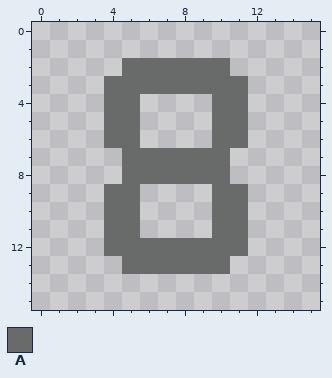
File history of a pixel-art file, Assets/EightMines.aseprite. Above, as it was before the edit.
16x16 pixels, 1 frame.
Palette (. is transparent): A #696a6a
The same view after the edit:
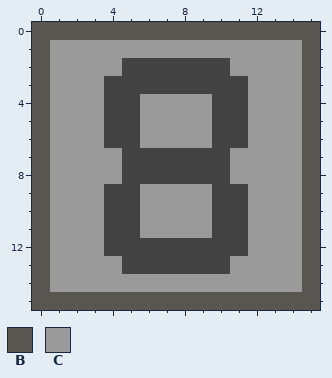
Colours new in this view: B #595652  C #9a9a9a
Log entry: Art improvement and lots of mine logic
Edits made:
layer "Layer 2" added
Colour A changes from #696a6a to #424242.
Layer "Layer 2":
Colour B now appears in row 0 at x 0 to 15; in rows 1 to 14 at x 0 and 15; in row 15 at x 0 to 15.
Colour C now appears in row 1 at x 1 to 14; in row 2 at x 1 to 4 and 11 to 14; in row 3 at x 1 to 3 and 12 to 14; in rows 4 to 6 at x 1 to 3, 6 to 9 and 12 to 14; in rows 7 to 8 at x 1 to 4 and 11 to 14; in rows 9 to 11 at x 1 to 3, 6 to 9 and 12 to 14.
Colour C now appears in row 12 at x 1 to 3 and 12 to 14; in row 13 at x 1 to 4 and 11 to 14; in row 14 at x 1 to 14.
Changed places in both pictures, as pixel boxes (x1, y1, x2, y2):
changed: (32, 22, 320, 310)
